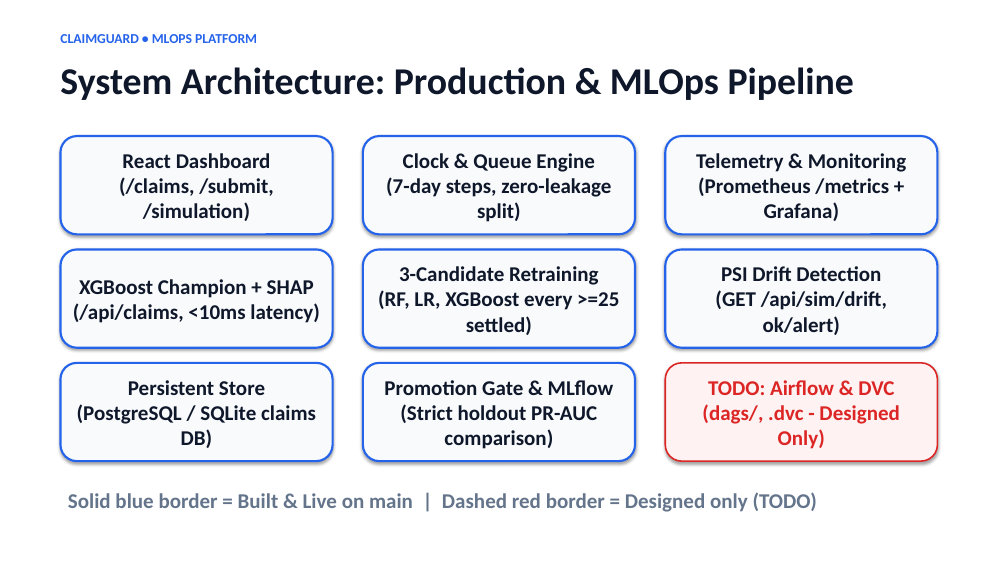
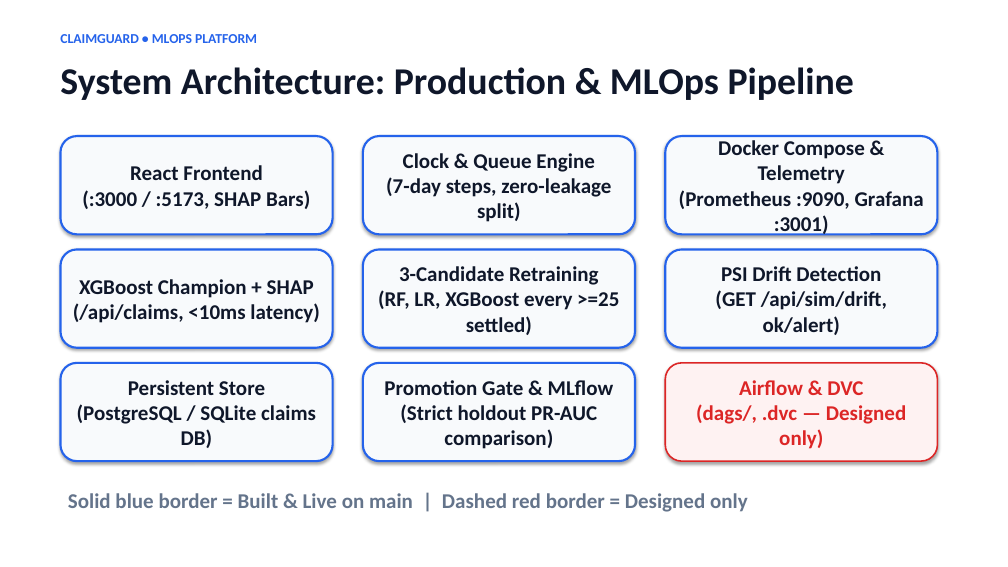
Before and after one commit to Gauravi06/ClaimGuard, a slide deck: slide 4 of ClaimGuard.pptx. Drawn at 1008x567 pixels with LibreOffice and Linux fonts; fonts in the diff are those of the drawing. Boxes give left, top, right and bottom in pixels: in the first picture for what was removed or moved away, otherwise in the second. Text is boxed around its words. In the diff, an @@ line names an element or a change of style, - is before the commit and + after.

```diff
--- a/ClaimGuard.pptx
+++ b/ClaimGuard.pptx
@@ text in rounded rectangle at (x1=679, y1=140, x2=924, y2=237): text changed @@
-Telemetry & Monitoring
-(Prometheus /metrics + Grafana)
+Docker Compose & Telemetry
+(Prometheus :9090, Grafana :3001)
@@ text in rounded rectangle at (x1=82, y1=165, x2=310, y2=209): text changed @@
-React Dashboard
-(/claims, /submit, /simulation)
+React Frontend
+(:3000 / :5173, SHAP Bars)
@@ text in rounded rectangle at (x1=696, y1=380, x2=906, y2=449): text changed @@
-TODO: Airflow & DVC
-(dags/, .dvc - Designed Only)
+Airflow & DVC
+(dags/, .dvc — Designed only)
@@ text at (x1=68, y1=493, x2=748, y2=512): text changed @@
-Solid blue border = Built & Live on main | Dashed red border = Designed only (TODO)
+Solid blue border = Built & Live on main | Dashed red border = Designed only
```
Also in this commit, not shown: 4 other slides changed, 1 other file.
